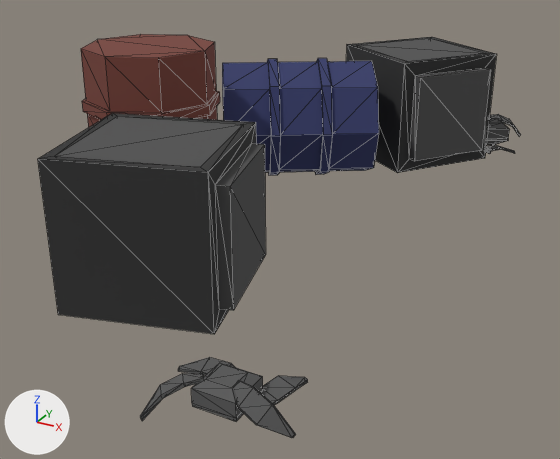
Two versions of the glTF model Assets/Meshes/explorable_buildings/openable_box_common.glb, one commit apart.
Camera for both pictures: a 50 mm lens placed at (3.9, -6.54, 3.49), pointed at (0.0, 0.55, -0.05). The axes (+X, +Y, +Z) are drawn at lower left. The lights are the same throughout. Mesh edges are drawn as thin lines. Where no turn or scale is listed for an object, it has been applied to the vertices.

Names of what the first picture shows: 'Cube.004', 'Cube.014', 'Cylinder', 'Cylinder.001', 'openable_box', 'openable_box.001', 'openable_box_lid', 'openable_box_lid.001'.
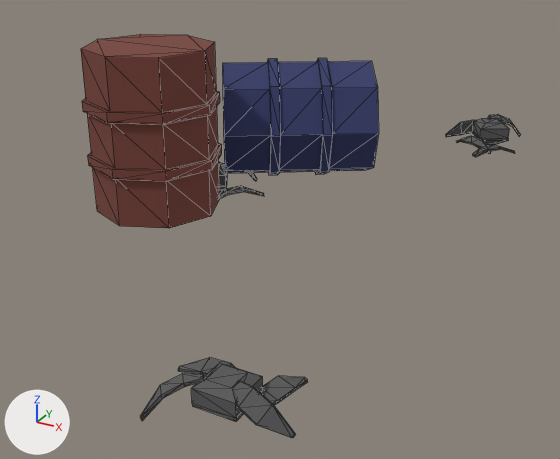
Changed parts and their boxes [x1, y1, x2, y2] in the pictures (560 x 459 px):
```json
{"object": "openable_box", "change": "deleted", "before": [38, 113, 266, 334], "on screen": "black", "faces in mat_box (black #323232)": [38, 113, 256, 334], "faces in mat_box_001 (dark grey #515151)": [215, 144, 266, 310]}
{"object": "openable_box.001", "change": "deleted", "before": [346, 37, 496, 173], "on screen": "black", "faces in mat_box (black #323232)": [346, 37, 496, 173], "faces in mat_box_001 (dark grey #515151)": [409, 68, 491, 161]}
{"object": "openable_box_lid", "change": "deleted", "before": [55, 116, 243, 167]}
{"object": "openable_box_lid.001", "change": "deleted", "before": [358, 38, 484, 61]}
```

Edits to the scene script, one JSON object a line:
```json
{"op": "remove", "block": "ob_openable_box", "code": ["ob_openable_box = bpy.data.objects.new('openable_box', me_cube_006)", "ob_openable_box.location = (-0.125, -1.457, 0.827)"]}
{"op": "remove", "block": "ob_openable_box_lid", "code": ["ob_openable_box_lid = bpy.data.objects.new('openable_box_lid', me_cube_007)", "ob_openable_box_lid.location = (-0.715, -1.623, 1.535)"]}
{"op": "remove", "block": "ob_openable_box_001", "code": ["ob_openable_box_001 = bpy.data.objects.new('openable_box.001', me_cube_001)", "ob_openable_box_001.location = (0.48, 3.529, 0.827)"]}
{"op": "remove", "block": "ob_openable_box_lid_001", "code": ["ob_openable_box_lid_001 = bpy.data.objects.new('openable_box_lid.001', me_cube_002)", "ob_openable_box_lid_001.location = (-0.017, 3.888, 1.535)"]}
```
